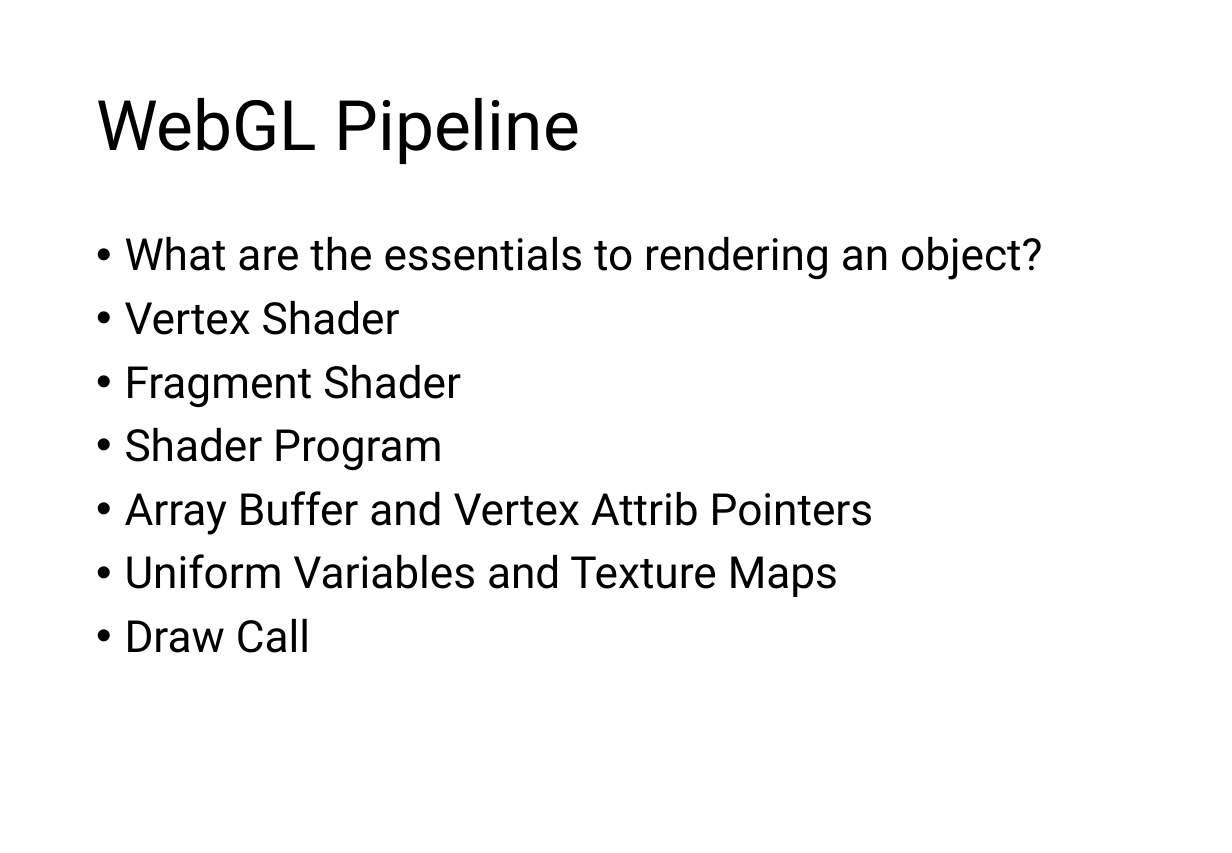
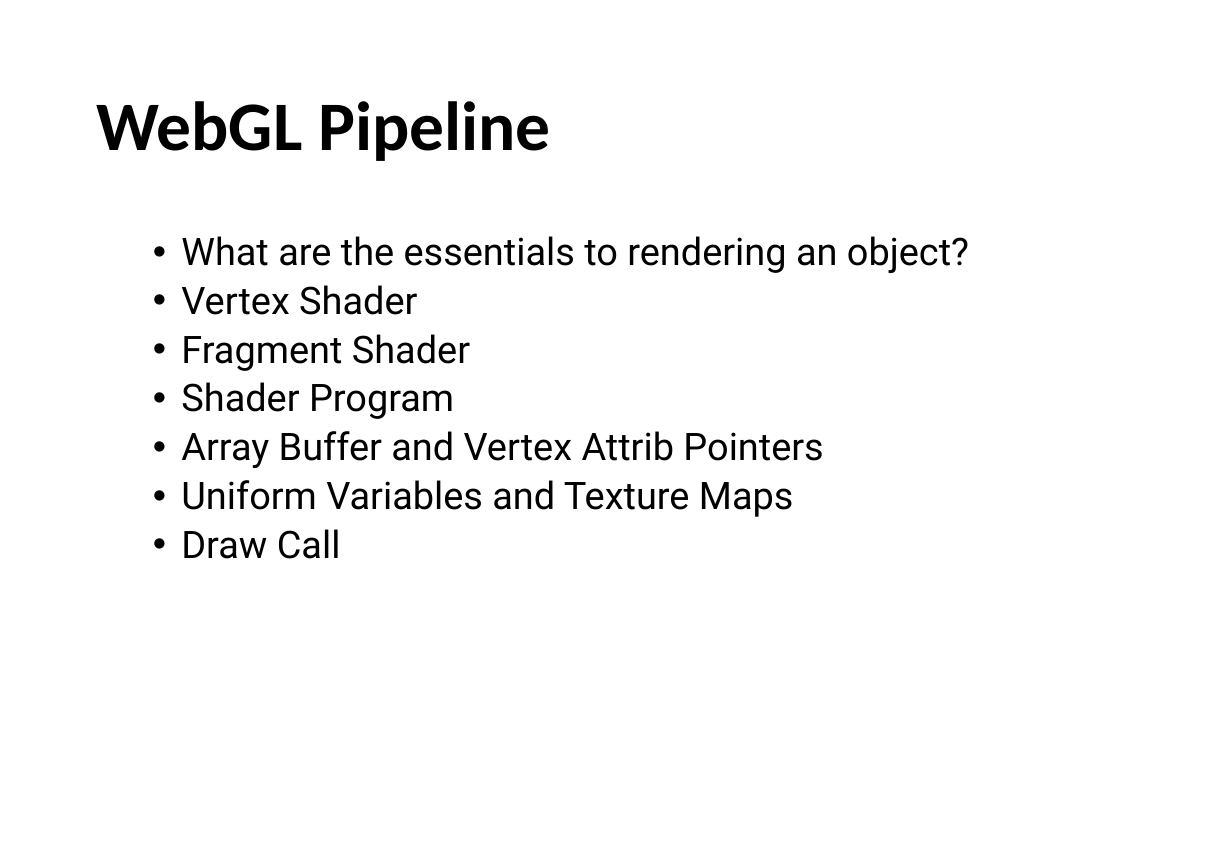
Before and after one commit to RahidZaman/cs481681-cgr, a slide deck: slide 15 of slides/class02-graphics-libxor.pptx. Drawn at 1232x853 pixels with LibreOffice and Linux fonts; fonts in the diff are those of the drawing; background and template pictures are left out. Boxes give left, top, right and bottom in pixels: in the first picture for what was removed or moved away, otherwise in the second. Text is boxed around its words. In the diff, an @@ line names an element or a change of style, - is before the commit and + after.

```diff
--- a/slides/class02-graphics-libxor.pptx
+++ b/slides/class02-graphics-libxor.pptx
@@ title "WebGL Pipeline" at [96, 101, 550, 161]: font Roboto to Calibri, bold on @@
@@ text "What are the essentials to ..." at [181, 236, 969, 559]: size 28 to 24 pt; list level 1 to 2 in "What are the essentials to ..."; list level 1 to 2 in "Vertex Shader"; list level 1 to 2 in "Fragment Shader"; list level 1 to 2 in "Shader Program"; list level 1 to 2 in "Array Buffer and Vertex Attrib ..."; list level 1 to 2 in "Uniform Variables and Texture Maps"; list level 1 to 2 in "Draw Call" @@
```
Also in this commit, not shown: 16 other slides changed, 2 slides added, 1 slide removed, 16 other files.
